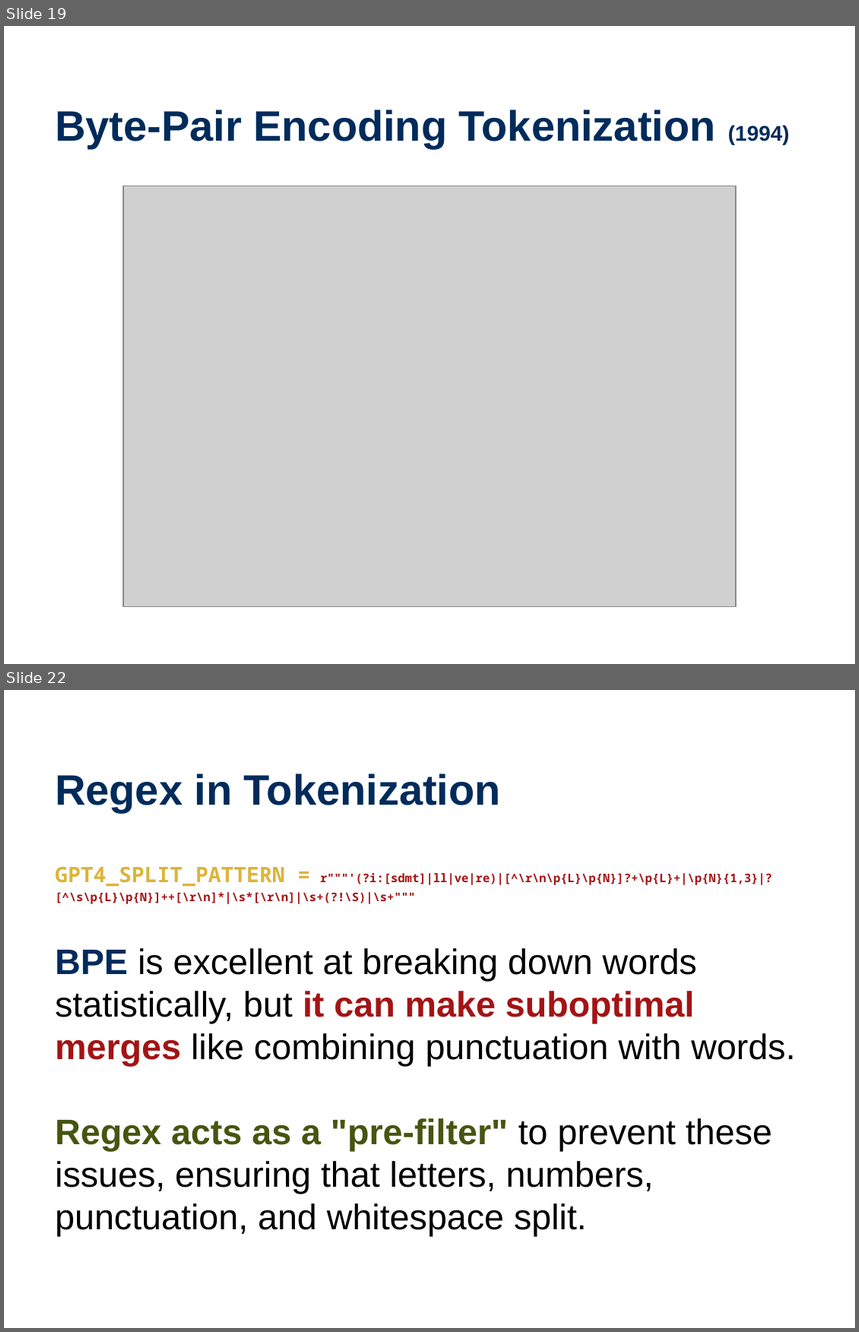
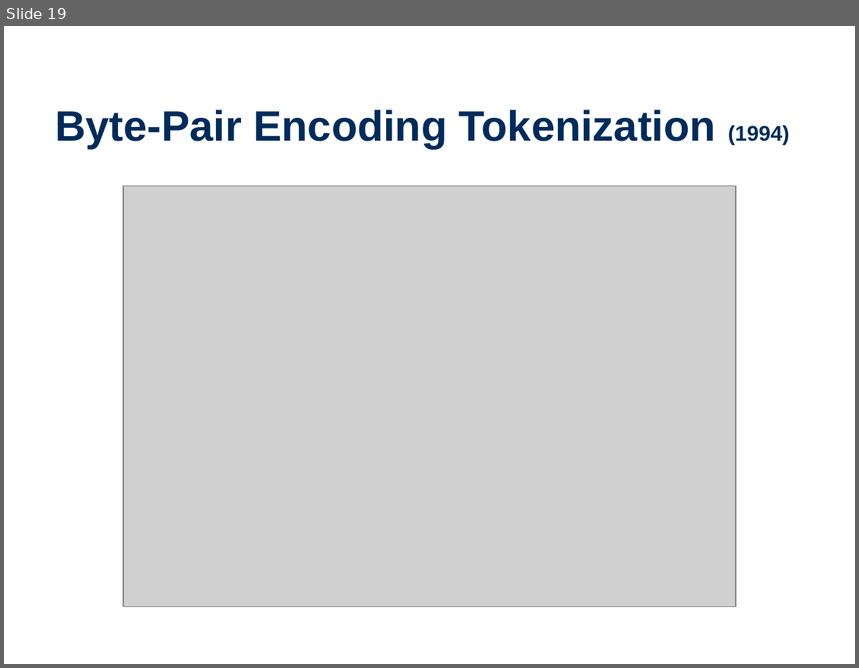
Before and after one commit to wtheisen/nd-cse-10124-lectures, a slide deck: Blank/Lecture_03_ Tokenization.pptx. Shown one above the other, each under a label of ours: slides 19 and 22 before the commit, slide 19 after it; the slides between them are not shown. The pictures are 859x1332 and 859x668 pixels, drawn with LibreOffice and Linux fonts; fonts in the diff are those of the drawing; grey boxes stand for pictures. Boxes give left, top, right and bottom in pixels: in the first picture for what was removed or moved away, otherwise in the second. Text is boxed around its words. In the diff, an @@ line names an element or a change of style, - is before the commit and + after.

```diff
--- a/Blank/Lecture_03_ Tokenization.pptx
+++ b/Blank/Lecture_03_ Tokenization.pptx
@@ slide 22 removed at (x1=4, y1=690, x2=855, y2=1328), background #FFFFFF @@
@@ title removed at (x1=55, y1=774, x2=501, y2=812) @@
-Regex in Tokenization
@@ text removed at (x1=55, y1=866, x2=772, y2=904) @@
-GPT4_SPLIT_PATTERN = r"""'(?i:[sdmt]|ll|ve|re)|[^\r\n\p{L}\p{N}]?+\p{L}+|\p{N}{1,3}|?[^\s\p{L}\p{N}]++[\r\n]*|\s*[\r\n]|\s+(?!\S)|\s+"""
@@ text removed at (x1=55, y1=948, x2=795, y2=1237) @@
-BPE is excellent at breaking down words statistically, but it can make suboptimal merges like combining punctuation with words.
-Regex acts as a "pre-filter" to prevent these issues, ensuring that letters, numbers, punctuation, and whitespace split.
```
Also in this commit, not shown: 3 other slides removed, 3 other files.
